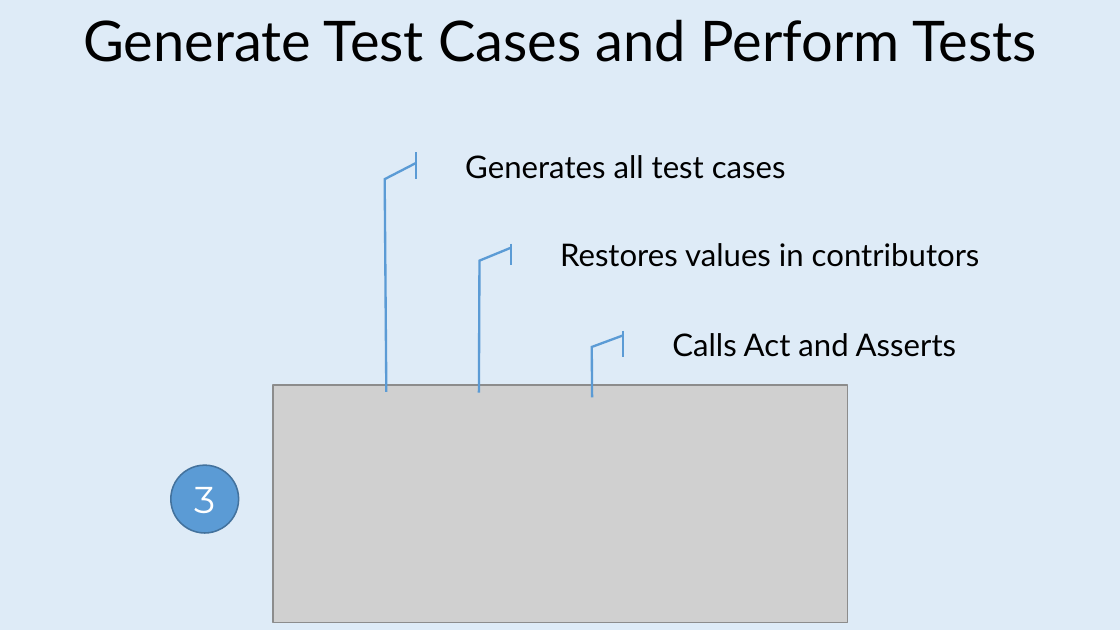
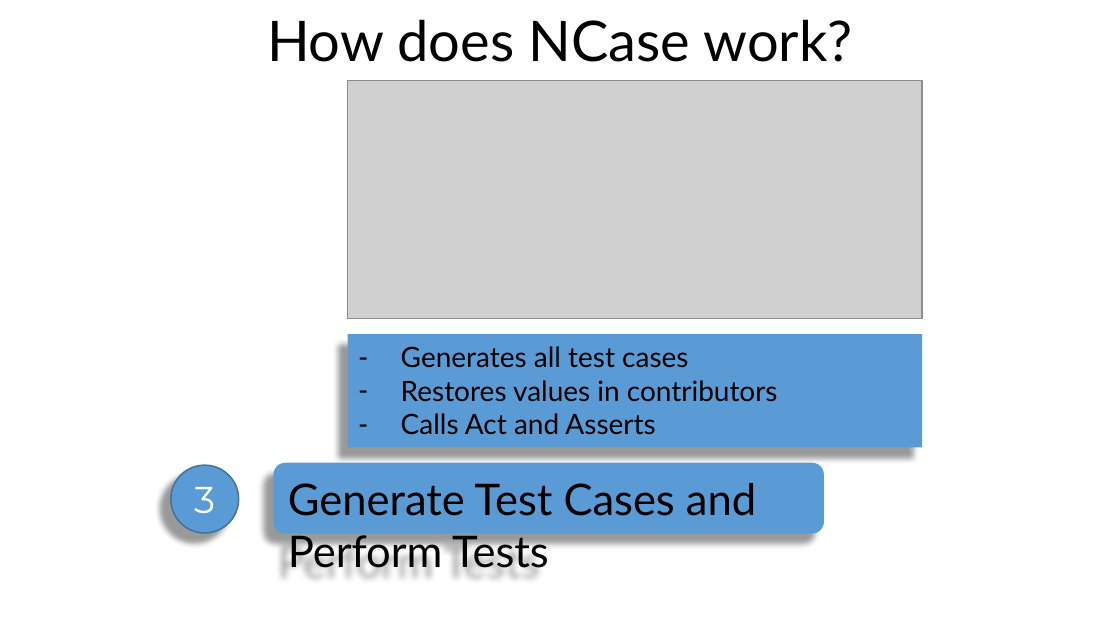
Before and after one commit to jeromerg/NCase, a slide deck: slide 18 of src/Documentation/Slides/Slides.pptx (slide 17 before the commit). Drawn at 1120x630 pixels with LibreOffice and Linux fonts; fonts in the diff are those of the drawing; grey boxes stand for pictures; background and template pictures are left out. Boxes give left, top, right and bottom in pixels: in the first picture for what was removed or moved away, otherwise in the second. Text is boxed around its words. In the diff, an @@ line names an element or a change of style, - is before the commit and + after.

```diff
--- a/src/Documentation/Slides/Slides.pptx
+++ b/src/Documentation/Slides/Slides.pptx
@@ background #DEEBF7 to picture (left out) @@
@@ text added at (267,19,853,62), 36 pt, text #000000 @@
+How does NCase work?
@@ picture added at (347,81,922,318) @@
@@ accent callout removed at (455,152,914,179) @@
-Generates all test cases
@@ accent callout removed at (549,244,1008,265) @@
-Restores values in contributors
@@ rectangle added at (347,334,922,447), fill #5B9BD5, 18 pt, text #000000 @@
+– Generates all test cases
+– Restores values in contributors
+– Calls Act and Asserts
@@ accent callout removed at (661,330,1120,356) @@
-Calls Act and Asserts
@@ picture removed at (273,385,848,623) @@
@@ ellipse "3" at (170,465,239,533): shadow on @@
@@ rounded rectangle "Generate Test Cases and Perform ...": place and size @@
-rounded rectangle "Generate Test Cases and Perform ..." at (83,19,1036,62)
+rounded rectangle "Generate Test Cases and Perform ..." at (273,463,824,533)
@@ rounded rectangle "Generate Test Cases and Perform ..." at (273,463,824,533): size 36 to 28 pt; alignment centre to left; fill none to #5B9BD5; shadow on @@
```
Also in this commit, not shown: 6 other slides changed, 3 slides added, 1 slide removed, 3 other files.
